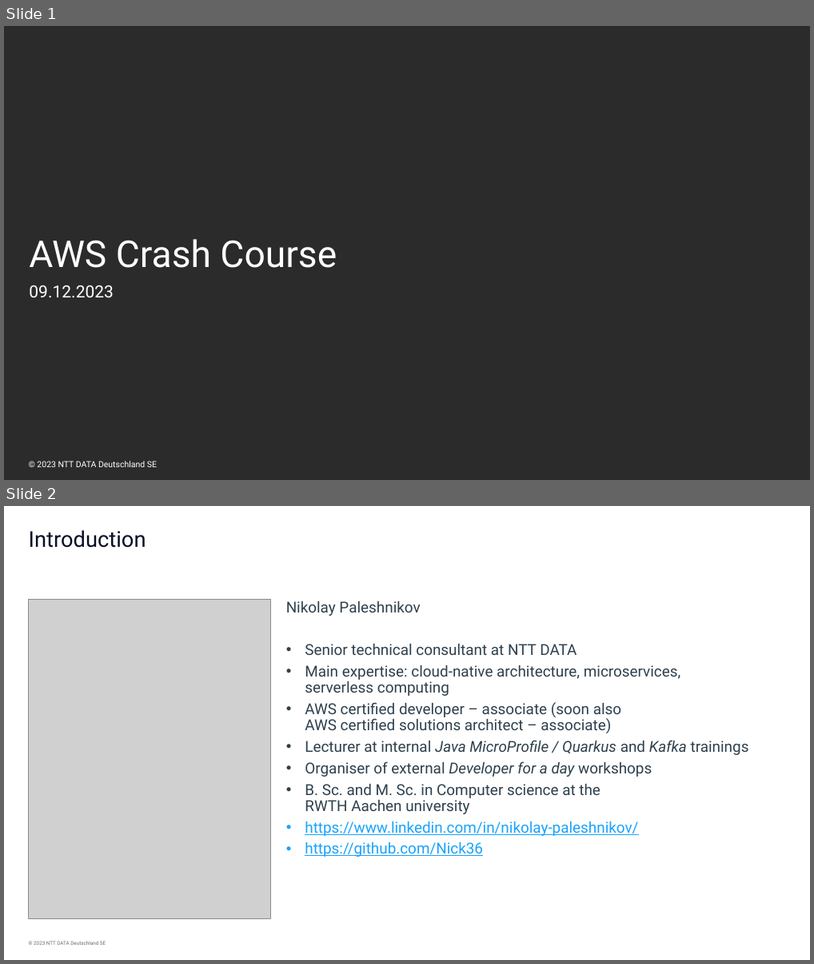
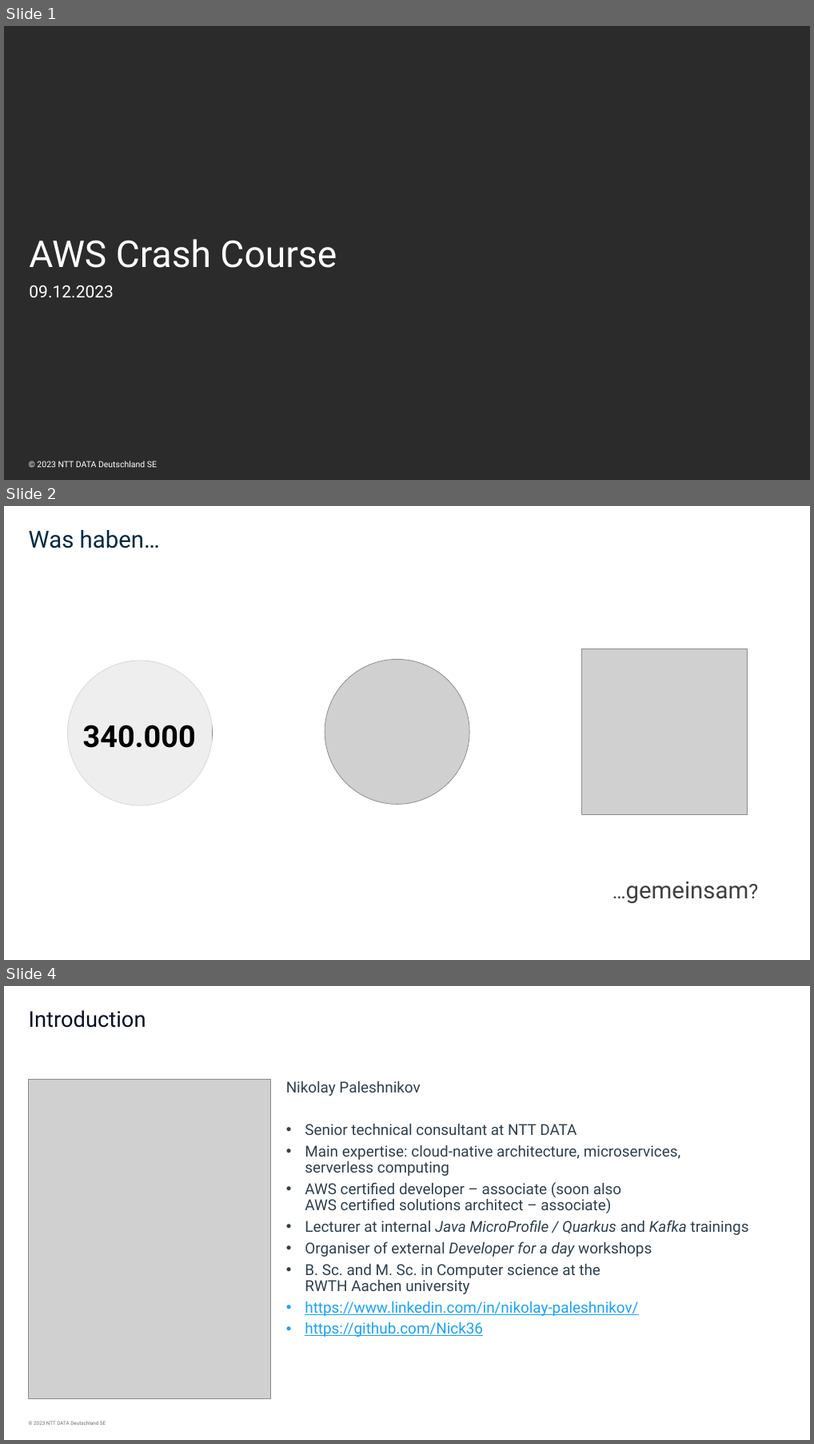
Before and after one commit to Nick36/aws-crash-course, a slide deck: AWS Crash Course.pptx. Shown one above the other, each under a label of ours: slides 1 and 2 before the commit, slides 1, 2 and 4 after it; the slides between them are not shown. The pictures are 814x964 and 814x1444 pixels, drawn with LibreOffice and Linux fonts; fonts in the diff are those of the drawing; grey boxes stand for pictures; background and template pictures are left out; a plain dark background stands for a picture behind light text. Boxes give left, top, right and bottom in pixels: in the first picture for what was removed or moved away, otherwise in the second. Text is boxed around its words. In the diff, an @@ line names an element or a change of style, - is before the commit and + after.

```diff
--- a/AWS Crash Course.pptx
+++ b/AWS Crash Course.pptx
@@ slide 2 added at (4,506,810,960), background #FFFFFF @@
@@ title added at (29,530,160,548), 28 pt, text #012A44 @@
+Was haben…
@@ picture added at (582,648,747,814) @@
@@ picture added at (67,660,212,805) @@
@@ picture added at (326,659,470,804) @@
@@ text added at (83,724,196,748), 36 pt, text #000000, bold @@
+340.000
@@ text added at (626,881,750,903), 28 pt, text #404040 @@
+…gemeinsam?
@@ what was slide 2 is now slide 4 @@
```
Also in this commit, not shown: 1 slide changed, 1 other slide added, 1 other file.
